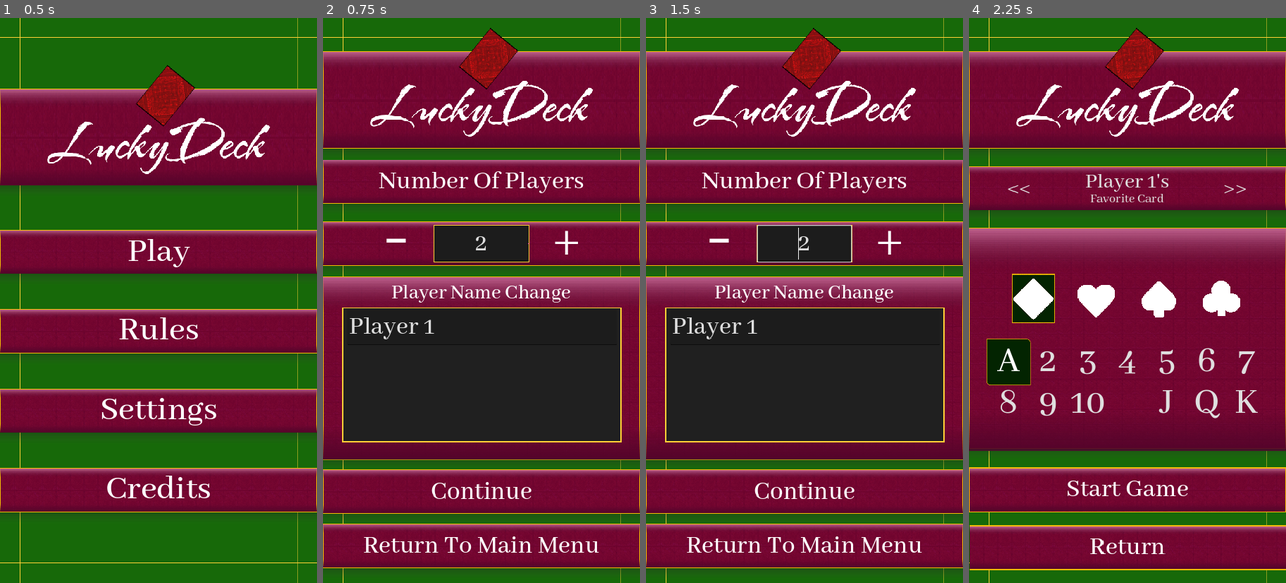
Above: before the commit, frames 1-4 (left to right).
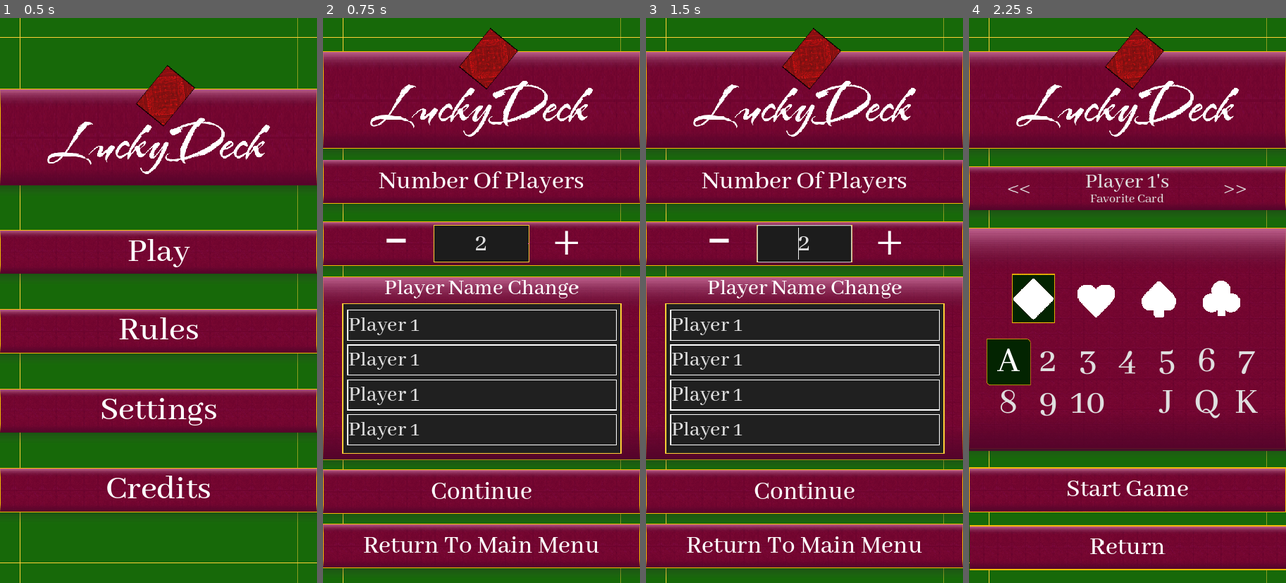
Above: after the commit, the same moments.

Repository: Yavuz7/LuckyDeck
Game: Godot game, scene res://Scripts/main_menu.tscn
The game is run twice, just before and just after one commit, with the same random seed, the same clock (stepped at 60 frames per second) and the same inputs.
Inputs:
- Up to frame 1 (0.5 s): no input
- Up to frame 2 (0.75 s): click "Play" at 0.5 s
- Up to frame 3 (1.5 s): click "Play" at 1.25 s
- Up to frame 4 (2.25 s): click "Continue" at 2 s

Frame 1 is identical in both runs. In frame 2, 5.5% of the frame differs, in the area x 6-95%, y 46-78%; in frame 3, 5.5%; in frame 4, nothing differs.

Commit message:
Created name selection stylebox and organized it appropriately

Diff:
--- a/Menus/player_number_selection.tscn
+++ b/Menus/player_number_selection.tscn
@@ -7,6 +7,7 @@
 [ext_resource type="Theme" uid="uid://brkyelj36ne10" path="res://Scripts/maintheme.tres" id="4_u1d0b"]
 [ext_resource type="Texture2D" uid="uid://dpqbxplhq7uc" path="res://assets/Images/bigArea.png" id="6_1ikbo"]
 [ext_resource type="StyleBox" uid="uid://sh2o7wjciasu" path="res://assets/style/selectionareastyle.tres" id="6_1ur0o"]
+[ext_resource type="StyleBox" uid="uid://dqp3qfx2ubkah" path="res://assets/style/player_name_edit_style.tres" id="8_hshn3"]
 
 [sub_resource type="PlaceholderTexture2D" id="PlaceholderTexture2D_3eab5"]
 
@@ -246,9 +247,9 @@
 layout_mode = 1
 anchors_preset = -1
 anchor_left = 0.0611111
-anchor_top = 0.55
+anchor_top = 0.45
 anchor_right = 0.941667
-anchor_bottom = 3.6
+anchor_bottom = 3.87
 grow_horizontal = 2
 grow_vertical = 2
 theme_override_styles/panel = ExtResource("6_1ur0o")
@@ -258,9 +259,9 @@
 layout_mode = 1
 anchors_preset = -1
 anchor_left = 0.016858
-anchor_top = 0.0145971
+anchor_top = 0.0428131
 anchor_right = 0.984492
-anchor_bottom = 0.981986
+anchor_bottom = 0.957351
 offset_left = 0.312
 offset_top = -0.0580003
 offset_right = -0.16803
@@ -272,25 +273,65 @@
 [node name="VBoxContainer" type="VBoxContainer" parent="mainLayoutCredits/PlayerNameChange/Panel/ScrollContainer"]
 layout_mode = 2
 size_flags_horizontal = 3
+theme_override_constants/separation = 9
 
 [node name="PlayerNameEdit" type="LineEdit" parent="mainLayoutCredits/PlayerNameChange/Panel/ScrollContainer/VBoxContainer"]
 layout_mode = 2
 size_flags_horizontal = 3
+theme_override_font_sizes/font_size = 50
+theme_override_styles/normal = ExtResource("8_hshn3")
 text = "Player 1"
 max_length = 20
 expand_to_text_length = true
 context_menu_enabled = false
+select_all_on_focus = true
 caret_blink = true
 
+[node name="PlayerNameEdit2" type="LineEdit" parent="mainLayoutCredits/PlayerNameChange/Panel/ScrollContainer/VBoxContainer"]
+layout_mode = 2
+size_flags_horizontal = 3
+theme_override_font_sizes/font_size = 50
+theme_override_styles/normal = ExtResource("8_hshn3")
+text = "Player 1"
+max_length = 20
+expand_to_text_length = true
+context_menu_enabled = false
+select_all_on_focus = true
+caret_blink = true
+
+[node name="PlayerNameEdit3" type="LineEdit" parent="mainLayoutCredits/PlayerNameChange/Panel/ScrollContainer/VBoxContainer"]
+layout_mode = 2
+size_flags_horizontal = 3
+theme_override_font_sizes/font_size = 50
+theme_override_styles/normal = ExtResource("8_hshn3")
+text = "Player 1"
+max_length = 20
+expand_to_text_length = true
+context_menu_enabled = false
+select_all_on_focus = true
+caret_blink = true
+
+[node name="PlayerNameEdit4" type="LineEdit" parent="mainLayoutCredits/PlayerNameChange/Panel/ScrollContainer/VBoxContainer"]
+layout_mode = 2
+size_flags_horizontal = 3
+theme_override_font_sizes/font_size = 50
+theme_override_styles/normal = ExtResource("8_hshn3")
+text = "Player 1"
+max_length = 20
+expand_to_text_length = true
+context_menu_enabled = false
+select_all_on_focus = true
+caret_blink = true
+
 [node name="Label2" type="Label" parent="mainLayoutCredits/PlayerNameChange"]
 layout_mode = 1
 anchors_preset = -1
-anchor_top = -0.07
-anchor_right = 1.0
-anchor_bottom = -0.07
-offset_bottom = 61.0
-grow_horizontal = 2
-theme_override_font_sizes/font_size = 48
+anchor_top = -0.19
+anchor_right = 1.0
+anchor_bottom = 0.135
+offset_bottom = 32.5
+grow_horizontal = 2
+theme_override_font_sizes/font_size = 52
 text = "Player Name Change"
 horizontal_alignment = 1
 metadata/_edit_use_anchors_ = true
--- /dev/null
+++ b/assets/style/player_name_edit_style.tres
@@ -0,0 +1,9 @@
+[gd_resource type="StyleBoxFlat" format=3 uid="uid://dqp3qfx2ubkah"]
+
+[resource]
+bg_color = Color(0.6, 0.6, 0.6, 0)
+border_width_left = 2
+border_width_top = 2
+border_width_right = 2
+border_width_bottom = 2
+border_color = Color(1, 1, 1, 1)
Not shown: 1 places in Menus/player_number_selection.tscn that only renumber resources
